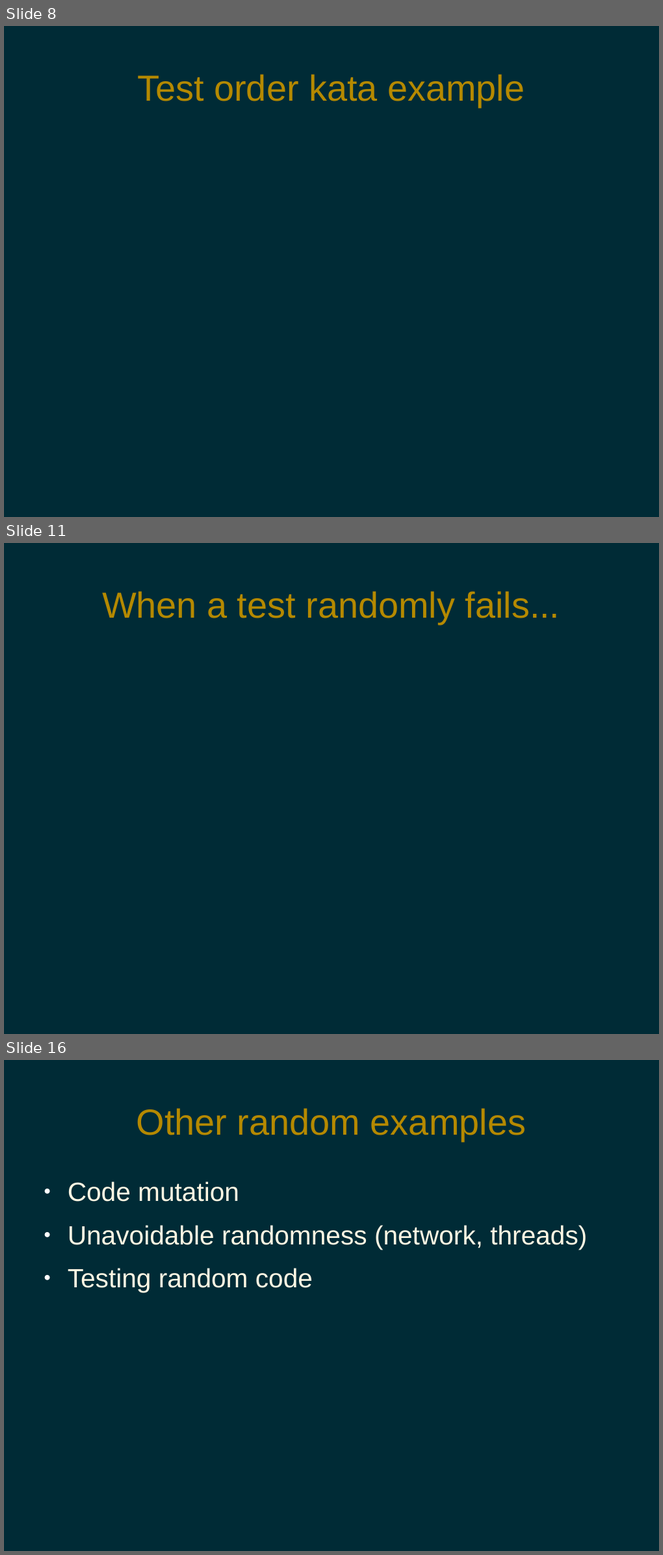
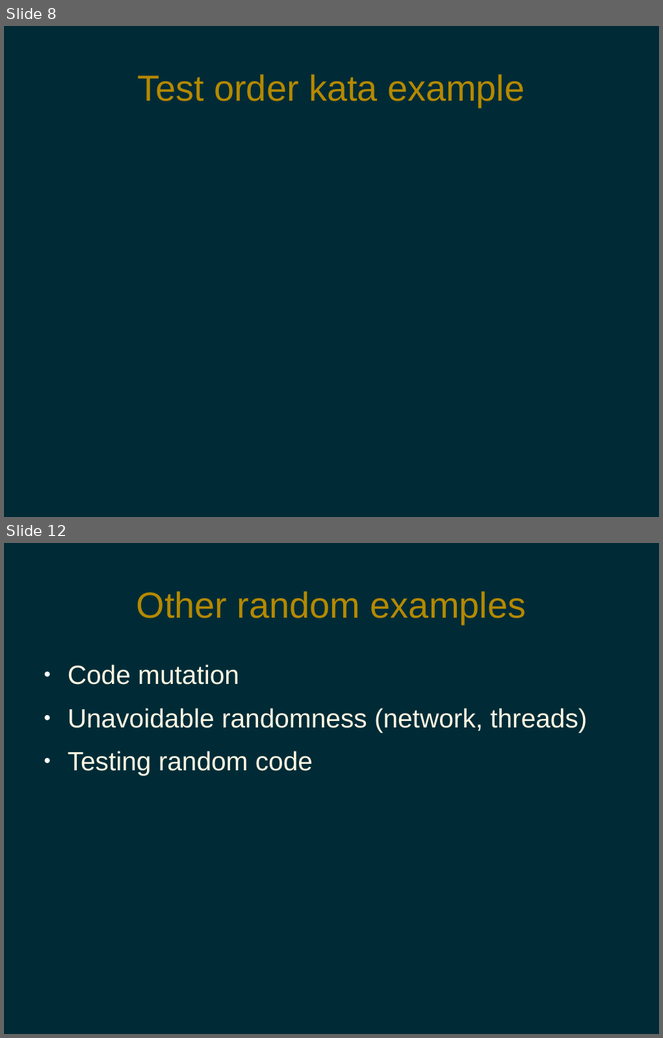
Before and after one commit to pdg137/randomness-pres, a slide deck: randomness.odp. Shown one above the other, each under a label of ours: slides 8, 11 and 16 before the commit, slides 8 and 12 after it; the slides between them are not shown. The pictures are 663x1555 and 663x1038 pixels, drawn with LibreOffice and Linux fonts; fonts in the diff are those of the drawing. Boxes give left, top, right and bottom in pixels: in the first picture for what was removed or moved away, otherwise in the second. Text is boxed around its words. In the diff, an @@ line names an element or a change of style, - is before the commit and + after.

```diff
--- a/randomness.odp
+++ b/randomness.odp
@@ slide 11 removed at (4, 543, 659, 1034), background #002B36 @@
@@ title removed at (102, 591, 560, 624) @@
-When a test randomly fails...
@@ what was slide 16 is now slide 12 @@
```
Also in this commit, not shown: 7 slides changed, 1 slide added, 4 other slides removed, 3 other files.
